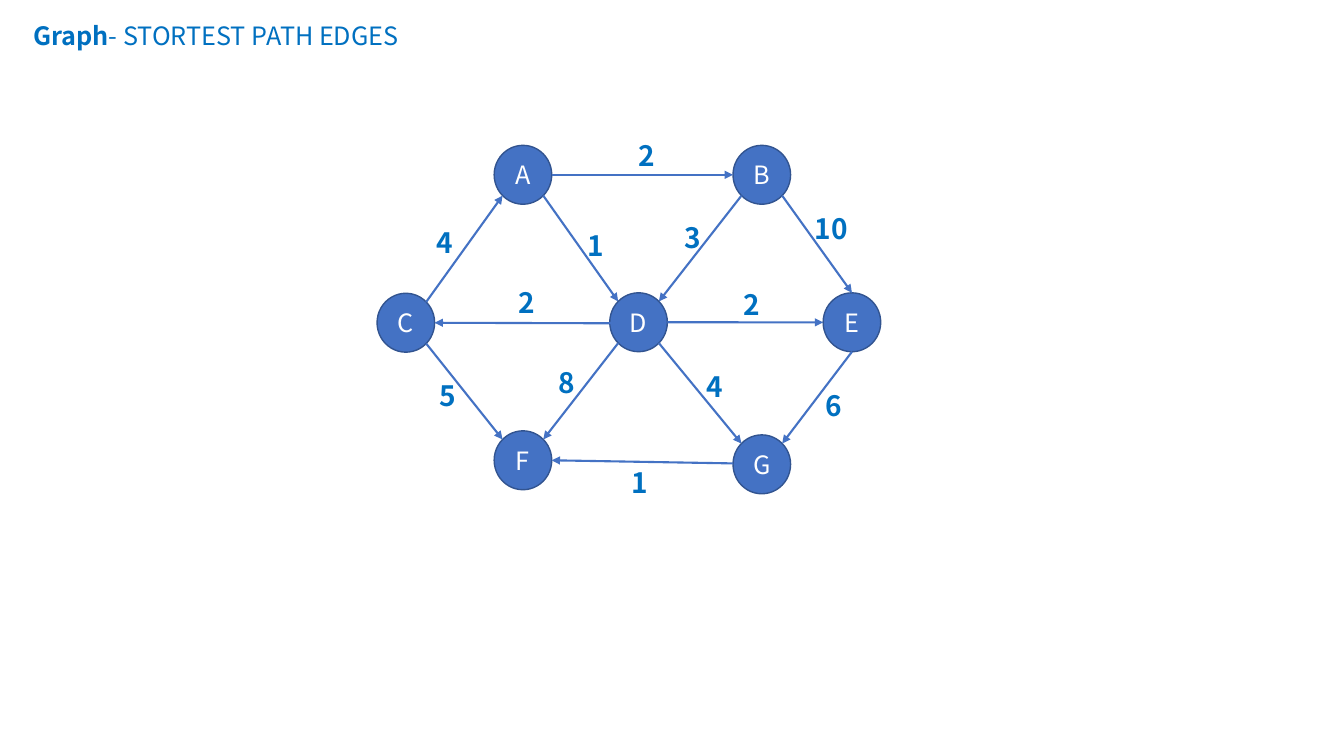
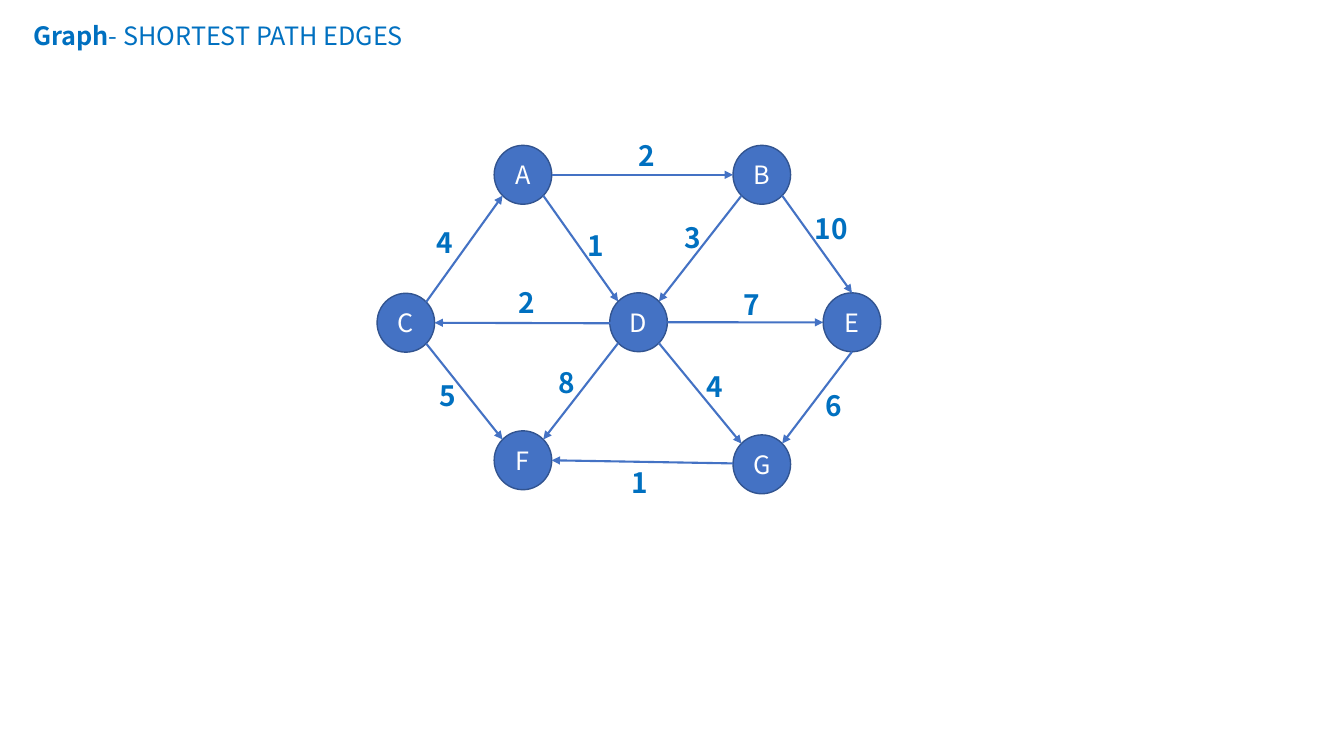
Before and after one commit to online-books/Data-Structures-and-Algorithm-Analysis-in-TS, a slide deck: slide 1 of assets/visualization.pptx. Drawn at 1344x756 pixels with LibreOffice and Linux fonts; fonts in the diff are those of the drawing. Boxes give left, top, right and bottom in pixels: in the first picture for what was removed or moved away, otherwise in the second. Text is boxed around its words. In the diff, an @@ line names an element or a change of style, - is before the commit and + after.

```diff
--- a/assets/visualization.pptx
+++ b/assets/visualization.pptx
@@ text at (33, 25, 403, 51): text changed @@
-Graph- STORTEST PATH EDGES
+Graph- SHORTEST PATH EDGES
@@ text at (744, 294, 761, 323): text changed @@
-2
+7
```
Also in this commit, not shown: 5 other files.
